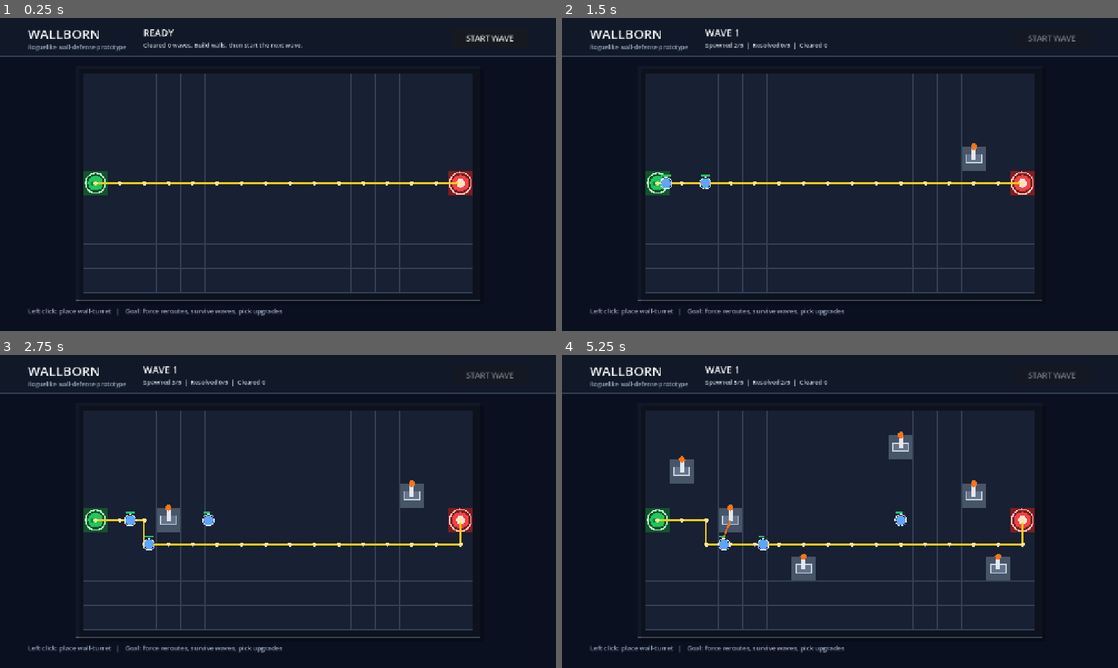
Above: before the commit, frames 1-4 (two rows, left to right).
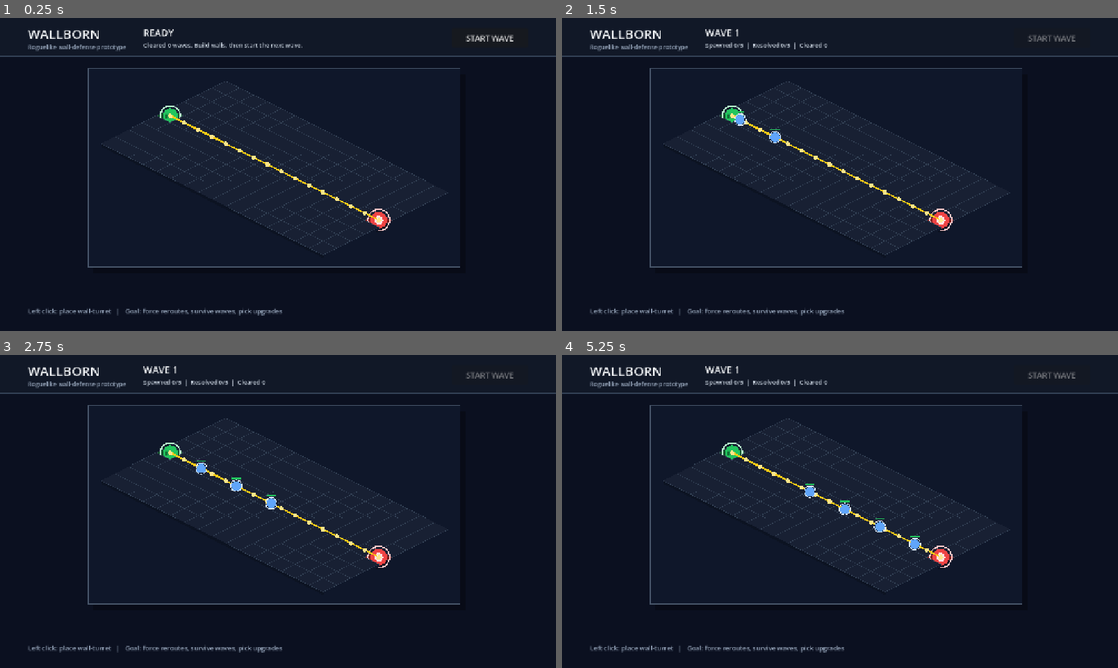
Above: after the commit, the same moments.

Repository: xian0310567/wallborn
Game: Godot game, scene res://scenes/main.tscn
Two runs of this game, one before a commit and one after it. Both use one fixed random seed, a clock stepped at 60 frames per second and the inputs below.
Inputs (mouse positions are in pixels of both pictures, inside the frame that each line leads up to):
- Up to frame 1 (0.25 s): no input
- Up to frame 2 (1.5 s): click "START WAVE" at 0.5 s; move the mouse to (962, 158) at 1.27 s; click (962, 158) at 1.42 s
- Up to frame 3 (2.75 s): move the mouse to (166, 527) at 2.02 s; click (166, 527) at 2.17 s
- Up to frame 4 (5.25 s): move the mouse to (895, 442) at 2.77 s; click (895, 442) at 2.92 s; move the mouse to (812, 574) at 3.52 s; click (812, 574) at 3.67 s; move the mouse to (1006, 558) at 4.27 s; click (1006, 558) at 4.42 s; move the mouse to (673, 464) at 5.02 s; click (673, 464) at 5.17 s

The runs differ from the first frame. In frame 1, 6.9% of the frame differs, in the area x 13-87%, y 16-91%; in frame 2, 7.4%; in frame 3, 7.9%; in frame 4, 9.4%, in the area x 13-87%, y 8-91%.

Commit message:
Improve tilemap 2.5D visual hierarchy

Diff:
--- a/scripts/main.gd
+++ b/scripts/main.gd
@@ -9,7 +9,7 @@
 const SCREEN_SIZE := Vector2(1280, 720)
 
 var grid := WallbornGridScript.new(GRID_SIZE, CELL_SIZE)
-var grid_view = WallbornGridViewScript.top_down(GRID_ORIGIN, CELL_SIZE)
+var grid_view = WallbornGridViewScript.dimetric_2_5d(Vector2(520, 145), 64, 32)
 var path: Array[Vector2i] = []
 var enemies: Array[Node] = []
 var defense_units: Dictionary = {}
@@ -298,13 +298,26 @@
 	draw_string(ThemeDB.fallback_font, Vector2(64, 48), "WALLBORN", HORIZONTAL_ALIGNMENT_LEFT, -1, 30, Color("#f8fafc"))
 	draw_string(ThemeDB.fallback_font, Vector2(64, 72), "Roguelike wall-defense prototype", HORIZONTAL_ALIGNMENT_LEFT, -1, 14, Color("#94a3b8"))
 
+func _get_board_bounds() -> Rect2:
+	var has_point := false
+	var min_point := Vector2.ZERO
+	var max_point := Vector2.ZERO
+	for cell in grid_view.get_cells_in_draw_order(grid.size):
+		for point in grid_view.cell_corners(cell):
+			if not has_point:
+				min_point = point
+				max_point = point
+				has_point = true
+			else:
+				min_point = min_point.min(point)
+				max_point = max_point.max(point)
+	return Rect2(min_point, max_point - min_point)
+
 func _draw_board_frame() -> void:
-	var board_size := Vector2(grid.size.x * CELL_SIZE, grid.size.y * CELL_SIZE)
-	var frame := Rect2(GRID_ORIGIN - Vector2(18, 18), board_size + Vector2(36, 36))
-	draw_rect(frame, Color("#111827"), true)
-	draw_rect(frame, Color("#475569"), false, 2.0)
-	var shadow := Rect2(frame.position + Vector2(8, 8), frame.size)
-	draw_rect(shadow, Color(0, 0, 0, 0.22), true)
+	var bounds := _get_board_bounds().grow(28.0)
+	draw_rect(Rect2(bounds.position + Vector2(12, 14), bounds.size), Color(0, 0, 0, 0.28), true)
+	draw_rect(bounds, Color("#0f172a"), true)
+	draw_rect(bounds, Color("#475569"), false, 2.0)
 
 func _draw_cells() -> void:
 	for cell in grid_view.get_cells_in_draw_order(grid.size):
@@ -317,8 +330,13 @@
 				fill = Color("#7f1d1d")
 			grid.CELL_BLOCKED:
 				fill = Color("#475569")
+		var side_depth := Vector2(0, 7)
+		var side_color := Color("#0f172a")
+		if grid.get_cell_type(cell) == grid.CELL_BLOCKED:
+			side_color = Color("#334155")
+		draw_colored_polygon(PackedVector2Array([corners[1], corners[2], corners[2] + side_depth, corners[1] + side_depth]), side_color)
+		draw_colored_polygon(PackedVector2Array([corners[2], corners[3], corners[3] + side_depth, corners[2] + side_depth]), side_color.darkened(0.18))
 		draw_colored_polygon(corners, fill)
-		draw_colored_polygon(PackedVector2Array([corners[1], corners[2], corners[2] + Vector2(0, 5), corners[1] + Vector2(0, 5)]), Color(0, 0, 0, 0.18))
 		draw_polyline(PackedVector2Array([corners[0], corners[1], corners[2], corners[3], corners[0]]), Color("#334155"), 1.0)
 		if grid.get_cell_type(cell) == grid.CELL_START:
 			_draw_spawn_gate(cell)
@@ -329,12 +347,14 @@
 
 func _draw_spawn_gate(cell: Vector2i) -> void:
 	var center: Vector2 = grid_view.cell_to_world(cell)
+	draw_circle(center + Vector2(0, 6), 19.0, Color(0, 0, 0, 0.25))
 	draw_circle(center, 17.0, Color("#22c55e"))
 	draw_arc(center, 23.0, 0.0, TAU, 32, Color("#bbf7d0"), 3.0)
 	draw_string(ThemeDB.fallback_font, center + Vector2(-12, 6), "IN", HORIZONTAL_ALIGNMENT_LEFT, -1, 13, Color("#052e16"))
 
 func _draw_core(cell: Vector2i) -> void:
 	var center: Vector2 = grid_view.cell_to_world(cell)
+	draw_circle(center + Vector2(0, 7), 21.0, Color(0, 0, 0, 0.28))
 	draw_circle(center, 19.0, Color("#ef4444"))
 	draw_circle(center, 10.0, Color("#fee2e2"))
 	draw_arc(center, 25.0, 0.0, TAU, 32, Color("#fecaca"), 3.0)
@@ -343,6 +363,7 @@
 	var center: Vector2 = grid_view.cell_to_world(cell)
 	var half: float = minf(grid_view.basis_x.length(), grid_view.basis_y.length()) * 0.32
 	var base := Rect2(center - Vector2(half, half * 0.55), Vector2(half * 2.0, half * 1.1))
+	draw_rect(Rect2(base.position + Vector2(0, 6), base.size), Color(0, 0, 0, 0.26), true)
 	draw_rect(base, Color("#64748b"), true)
 	draw_rect(base, Color("#cbd5e1"), false, 2.0)
 	draw_rect(Rect2(center + Vector2(-5, -half - 8), Vector2(10, half + 10)), Color("#e2e8f0"), true)
